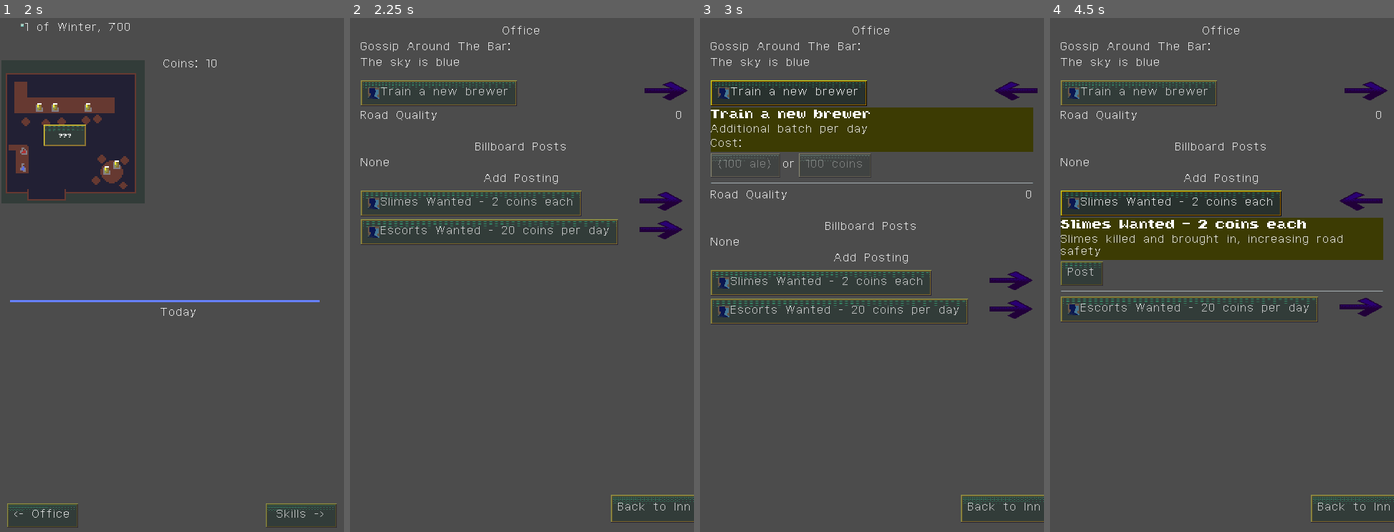
Above: before the commit, frames 1-4 (left to right).
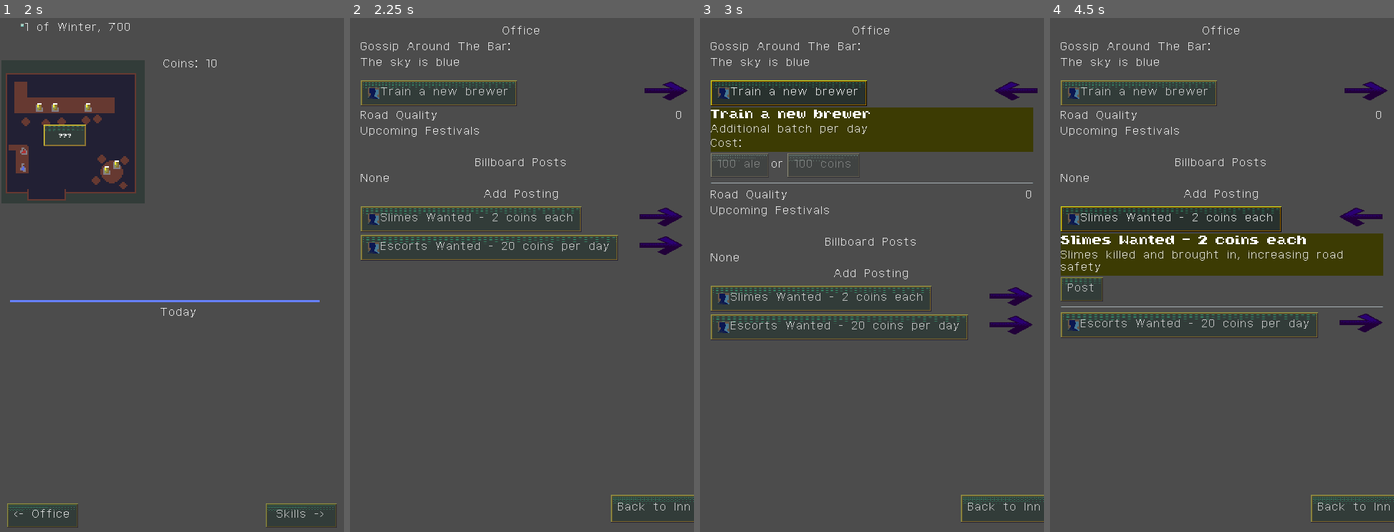
Above: after the commit, the same moments.

Repository: RoxT/InnKeeperUnlimited
Game: Godot game, scene res://Inn.tscn
Two runs of this game, one before a commit and one after it. Both use one fixed random seed, a clock stepped at 60 frames per second and the inputs below.
Inputs:
- Up to frame 1 (2 s): click "Skills ->" at 0.5 s; click "Back to Inn" at 1.25 s
- Up to frame 2 (2.25 s): click "<- Office" at 2 s
- Up to frame 3 (3 s): click "Train a new brewer" at 2.75 s
- Up to frame 4 (4.5 s): click "Train a new brewer" at 3.5 s; click "Slimes Wanted - 2 coins each" at 4.25 s

Frame 1 is identical in both runs. In frame 2, 8.0% of the frame differs, in the area x 3-97%, y 21-48%; in frame 3, 8.3%; in frame 4, 16%, in the area x 3-97%, y 21-63%.

Commit message:
festival dict stared

Diff:
--- a/project/Office.tscn
+++ b/project/Office.tscn
@@ -29,48 +29,46 @@
 margin_bottom = 722.0
 
 [node name="HBox" type="VBoxContainer" parent="MarginContainer"]
-margin_left = 15.0
-margin_top = 15.0
-margin_right = 465.0
-margin_bottom = 707.0
+margin_right = 480.0
+margin_bottom = 722.0
 custom_constants/separation = 8
 
 [node name="Title" type="Label" parent="MarginContainer/HBox"]
-margin_right = 450.0
+margin_right = 480.0
 margin_bottom = 14.0
 text = "Office"
 align = 1
 
 [node name="GossipLabel" type="Label" parent="MarginContainer/HBox"]
 margin_top = 22.0
-margin_right = 450.0
+margin_right = 480.0
 margin_bottom = 36.0
 text = "Gossip Around The Bar:"
 
 [node name="BarGossip" type="VBoxContainer" parent="MarginContainer/HBox"]
 margin_top = 44.0
-margin_right = 450.0
+margin_right = 480.0
 margin_bottom = 44.0
 
 [node name="BuffsList" type="VBoxContainer" parent="MarginContainer/HBox"]
 margin_top = 52.0
-margin_right = 450.0
+margin_right = 480.0
 margin_bottom = 66.0
 
 [node name="NoAleLabel" type="Label" parent="MarginContainer/HBox/BuffsList"]
-margin_right = 450.0
+margin_right = 480.0
 margin_bottom = 14.0
 text = "No ale (fewer patrons)"
 
 [node name="BrewerAction" parent="MarginContainer/HBox" instance=ExtResource( 2 )]
 margin_top = 74.0
-margin_right = 450.0
-margin_bottom = 221.0
+margin_right = 480.0
+margin_bottom = 193.0
 
 [node name="HBox" type="HBoxContainer" parent="MarginContainer/HBox"]
-margin_top = 229.0
-margin_right = 450.0
-margin_bottom = 243.0
+margin_top = 201.0
+margin_right = 480.0
+margin_bottom = 215.0
 
 [node name="RoadLabel" type="Label" parent="MarginContainer/HBox/HBox"]
 margin_right = 119.0
@@ -79,41 +77,51 @@
 
 [node name="RoadScore" type="Label" parent="MarginContainer/HBox/HBox"]
 margin_left = 123.0
-margin_right = 450.0
+margin_right = 480.0
 margin_bottom = 14.0
 size_flags_horizontal = 3
 text = "0/50"
 align = 2
 
+[node name="Festivals" type="VBoxContainer" parent="MarginContainer/HBox"]
+margin_top = 223.0
+margin_right = 480.0
+margin_bottom = 237.0
+
+[node name="Label" type="Label" parent="MarginContainer/HBox/Festivals"]
+margin_right = 480.0
+margin_bottom = 14.0
+text = "Upcoming Festivals"
+
 [node name="BuffsLabel" type="Label" parent="MarginContainer/HBox"]
-margin_top = 251.0
-margin_right = 450.0
-margin_bottom = 265.0
+margin_top = 245.0
+margin_right = 480.0
+margin_bottom = 259.0
 
 [node name="TitleB" type="Label" parent="MarginContainer/HBox"]
-margin_top = 273.0
-margin_right = 450.0
-margin_bottom = 287.0
+margin_top = 267.0
+margin_right = 480.0
+margin_bottom = 281.0
 text = "Billboard Posts"
 align = 1
 
 [node name="Posted" type="VBoxContainer" parent="MarginContainer/HBox"]
-margin_top = 295.0
-margin_right = 450.0
-margin_bottom = 295.0
+margin_top = 289.0
+margin_right = 480.0
+margin_bottom = 289.0
 script = ExtResource( 4 )
 
 [node name="TitleP" type="Label" parent="MarginContainer/HBox"]
-margin_top = 303.0
-margin_right = 450.0
-margin_bottom = 317.0
+margin_top = 297.0
+margin_right = 480.0
+margin_bottom = 311.0
 text = "Add Posting"
 align = 1
 
 [node name="Unposted" type="VBoxContainer" parent="MarginContainer/HBox"]
-margin_top = 325.0
-margin_right = 450.0
-margin_bottom = 325.0
+margin_top = 319.0
+margin_right = 480.0
+margin_bottom = 319.0
 script = ExtResource( 4 )
 
 [node name="BackToInn" type="Button" parent="."]
--- a/project/office/trainee_action.tscn
+++ b/project/office/trainee_action.tscn
@@ -27,8 +27,8 @@
 save_game_override = SubResource( 1 )
 
 [node name="OfficeAction" type="Button" parent="."]
-margin_right = 218.0
-margin_bottom = 36.0
+margin_right = 210.0
+margin_bottom = 22.0
 size_flags_horizontal = 0
 toggle_mode = true
 text = "Train a new brewer"
@@ -41,9 +41,9 @@
 texture = ExtResource( 1 )
 
 [node name="Dialog_VBox" type="VBoxContainer" parent="."]
-margin_top = 40.0
+margin_top = 26.0
 margin_right = 415.0
-margin_bottom = 147.0
+margin_bottom = 119.0
 
 [node name="Title" type="Label" parent="Dialog_VBox"]
 margin_right = 415.0
@@ -69,30 +69,30 @@
 [node name="Options" type="HBoxContainer" parent="Dialog_VBox"]
 margin_top = 62.0
 margin_right = 415.0
-margin_bottom = 96.0
+margin_bottom = 82.0
 
 [node name="Ale100Btn" type="Button" parent="Dialog_VBox/Options"]
-margin_right = 97.0
-margin_bottom = 34.0
-text = "{100 ale}"
+margin_right = 73.0
+margin_bottom = 20.0
+text = "100 ale"
 
 [node name="Or" type="Label" parent="Dialog_VBox/Options"]
-margin_left = 101.0
-margin_top = 10.0
-margin_right = 119.0
-margin_bottom = 24.0
+margin_left = 77.0
+margin_top = 3.0
+margin_right = 95.0
+margin_bottom = 17.0
 text = "or"
 
 [node name="Coin100Btn" type="Button" parent="Dialog_VBox/Options"]
-margin_left = 123.0
-margin_right = 224.0
-margin_bottom = 34.0
+margin_left = 99.0
+margin_right = 192.0
+margin_bottom = 20.0
 text = "100 coins"
 
 [node name="HSeparator" type="HSeparator" parent="Dialog_VBox"]
-margin_top = 100.0
+margin_top = 86.0
 margin_right = 415.0
-margin_bottom = 107.0
+margin_bottom = 93.0
 custom_constants/separation = 7
 
 [connection signal="toggled" from="OfficeAction" to="." method="_on_OfficeAction_toggled"]
--- a/project/scripts/SceneController.gd
+++ b/project/scripts/SceneController.gd
@@ -65,6 +65,11 @@
 		season.get_node("Panel").theme_type_variation = date.get_season_label()
 		season.get_node("Label").text = tr(date.get_season_label())
 		season.get_node("SeasonPlayer").play("wipe")
+	else:
+		for f in S.festivals[date.season]:
+			if date.day == f.day:
+				#show festival proceeds
+				pass
 
 func on_no_ale():
 	S.ale_penalty = 10
--- a/project/scripts/Stats.gd
+++ b/project/scripts/Stats.gd
@@ -54,6 +54,31 @@
 		potion = potion_n
 		rest = rest_n
 
+var festivals = {
+	seasons.WINTER: [
+		festival.new("Gladiator Games", 15, {things.ALE: 2, things.POTIONS: 2})
+	],
+	seasons.SPRING: [
+		festival.new("Gladiator Games", 15, {things.ALE: 2, things.POTIONS: 2})
+	],
+	seasons.SUMMER: [
+		festival.new("Gladiator Games", 15, {things.ALE: 2, things.POTIONS: 2})
+	],
+	seasons.FALL: [
+		festival.new("Gladiator Games", 15, {things.ALE: 2, things.POTIONS: 2})
+	],
+}
+
+class festival:
+	var title:String
+	var day:int
+	var supplies:Dictionary
+
+	func _init(new_title, new_day, new_supplies):
+		title=new_title
+		day=new_day
+		supplies=new_supplies
+
 # Called when the node enters the scene tree for the first time.
 func _ready() -> void:
 	pass # Replace with function body.
Binary file changed: project/resources/ale_translations.en.translation
Binary file changed: project/resources/office_translations.en.translation
Binary file changed: project/resources/potion_translations.en.translation
Binary file changed: project/resources/rest_translations.en.translation
Binary file changed: project/resources/rest_translations.ja.translation
Not shown, added: project/textures/event gladiator.png.import
Not shown, added: project/textures/event icons.png.import
